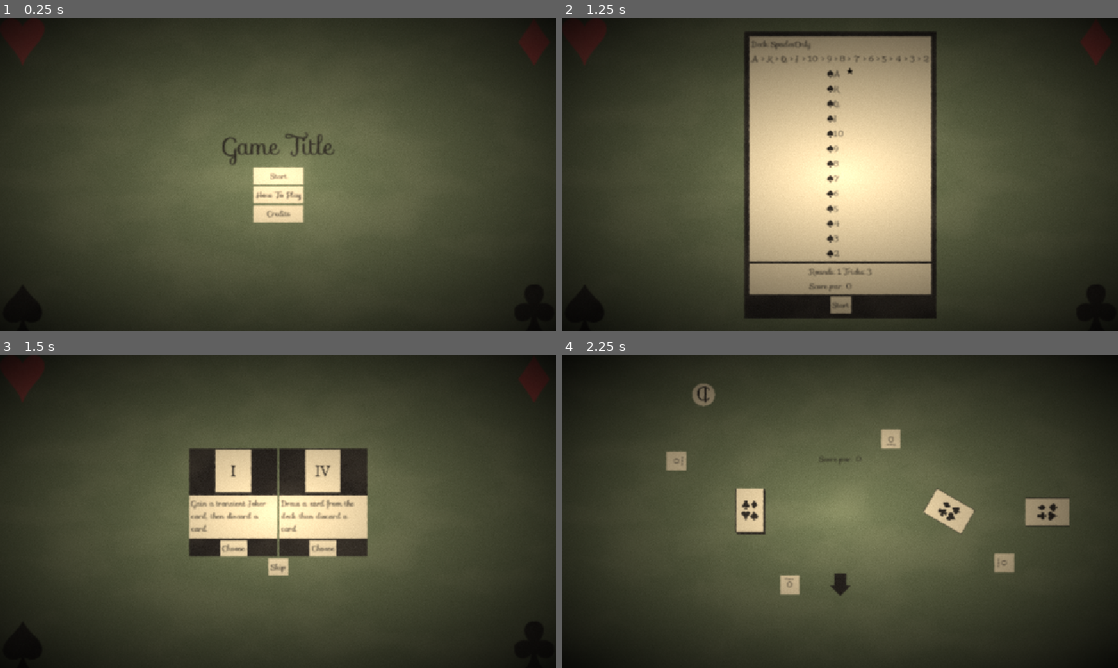
Above: before the commit, frames 1-4 (two rows, left to right).
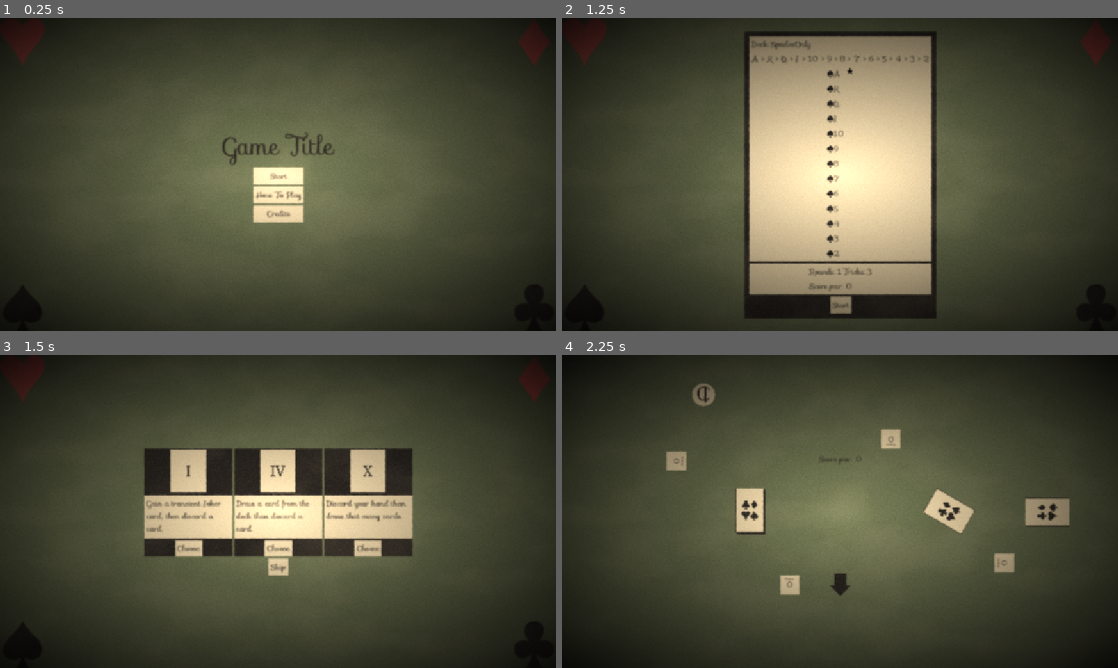
Above: after the commit, the same moments.

Repository: CMurtagh-LGTM/brackeys25.2
Game: Godot game, scene res://Main.tscn
Two runs of this game, one before a commit and one after it. Both use one fixed random seed, a clock stepped at 60 frames per second and the inputs below.
Inputs:
- Up to frame 1 (0.25 s): no input
- Up to frame 2 (1.25 s): click "Start" at 0.5 s
- Up to frame 3 (1.5 s): click "Start" at 1.25 s
- Up to frame 4 (2.25 s): click "Skip" at 2 s

Frames 1-2 are identical in both runs. In frame 3, 11% of the frame differs, in the area x 25-75%, y 29-65%; in frame 4, nothing differs.

Commit message:
wheel triumph

Diff:
--- a/Deck/Deck.gd
+++ b/Deck/Deck.gd
@@ -2,6 +2,7 @@
 extends Node2D
 
 var deck_info: DeckInfo
+var _discard_pile: Stack
 
 @onready var _cards: Stack = $Pile
 
@@ -22,7 +23,12 @@
 	shuffle()
 
 func draw_card() -> Card:
+	if _cards.is_empty():
+		await add_cards(_discard_pile.clear())
 	return _cards.draw_card()
+
+func set_discard_pile(pile: Stack) -> void:
+	_discard_pile = pile
 
 func peek_top() -> Card:
 	return _cards.peek_top()
--- a/Deck/Stack.gd
+++ b/Deck/Stack.gd
@@ -40,6 +40,9 @@
 func get_cards() -> Array[Card]:
 	return _cards.duplicate()
 
+func is_empty() -> bool:
+	return _cards.is_empty()
+
 func _position_cards() -> void:
 	for card_index: int in _cards.size():
 		_cards[card_index].position = - Vector2.ONE * card_index / 3
--- a/GameManager/GameManager.gd
+++ b/GameManager/GameManager.gd
@@ -150,6 +150,7 @@
 
 	_deck.deck_info = _deck_info
 	_deck.reset()
+	_deck.set_discard_pile(_discard_pile)
 
 	for hand: Hand in _hands:
 		hand.reset()
@@ -183,9 +184,9 @@
 		for relative_hand_index: int in _hands.size():
 			var hand = _hands[(relative_hand_index + _current_hand) % _hands.size()]
 			for _i in range(packet):
-				await hand.add_card(_deck.draw_card())
-
-	var turnup: Card = _deck.draw_card()
+				await hand.add_card(await _deck.draw_card())
+
+	var turnup: Card = await _deck.draw_card()
 	turnup.reveal()
 	await turnup.move_to(self, globals.viewport_center() + _turnup_position_offset, 0, Globals.card_deal_time)
 	_turnup = turnup
--- a/Hand/Hand.gd
+++ b/Hand/Hand.gd
@@ -59,6 +59,12 @@
 
 func get_hand_size() -> int:
 	return _cards.size()
+
+func discard_last_card() -> Card:
+	assert(not _cards.is_empty())
+	var card: Card = _cards[-1]
+	remove_card(card)
+	return card
 
 # TODO merge these two functions somehow in a neat way
 func player_discard(new_hand_size: int, target: String = "") -> Array[Card]:
--- a/Menu/TriumphChoice.tscn
+++ b/Menu/TriumphChoice.tscn
@@ -23,6 +23,7 @@
 
 [node name="PanelContainer" type="PanelContainer" parent="VBoxContainer"]
 layout_mode = 2
+size_flags_vertical = 3
 
 [node name="Description" type="RichTextLabel" parent="VBoxContainer/PanelContainer"]
 unique_name_in_owner = true
--- a/Menu/TriumphChooser.gd
+++ b/Menu/TriumphChooser.gd
@@ -2,7 +2,7 @@
 extends Node2D
 
 @onready var _menu_buttons: Node2D = $MenuButtons
-@onready var _triumph_list: HBoxContainer = %TriumphList
+@onready var _triumph_list: Container = %TriumphList
 @onready var _skip_button: Button = %Skip
 
 signal chosen(triumph: Triumph)
--- a/Menu/TriumphChooser.tscn
+++ b/Menu/TriumphChooser.tscn
@@ -22,8 +22,9 @@
 grow_vertical = 2
 alignment = 1
 
-[node name="TriumphList" type="HBoxContainer" parent="MenuButtons/VBoxContainer"]
+[node name="TriumphList" type="HFlowContainer" parent="MenuButtons/VBoxContainer"]
 unique_name_in_owner = true
+custom_minimum_size = Vector2(1000, 0)
 layout_mode = 2
 alignment = 1
 
--- a/Resources/Triumph/Robber.tres
+++ b/Resources/Triumph/Robber.tres
@@ -1,6 +1,6 @@
 [gd_resource type="Resource" script_class="TriumphInfo" load_steps=5 format=3 uid="uid://cb4mq2342lhm3"]
 
-[ext_resource type="Script" uid="uid://yssxgene73yk" path="res://Triumph/TriumphAction/RobAction.gd" id="1_encf5"]
+[ext_resource type="Script" uid="uid://yssxgene73yk" path="res://Triumph/TriumphAction/DrawAction.gd" id="1_encf5"]
 [ext_resource type="Script" uid="uid://chanul83o6q5u" path="res://Triumph/TriumphInfo.gd" id="1_t8pfu"]
 [ext_resource type="Texture2D" uid="uid://ca8cpw1agu4sh" path="res://Assets/Characters/IV.svg" id="2_22j4h"]
 
--- /dev/null
+++ b/Resources/Triumph/Wheel.tres
@@ -0,0 +1,16 @@
+[gd_resource type="Resource" script_class="TriumphInfo" load_steps=5 format=3 uid="uid://dcs7l1i80khe5"]
+
+[ext_resource type="Script" uid="uid://byeu00vfqluxe" path="res://Triumph/TriumphAction/MulliganAction.gd" id="1_1kyj0"]
+[ext_resource type="Script" uid="uid://chanul83o6q5u" path="res://Triumph/TriumphInfo.gd" id="1_yeebh"]
+[ext_resource type="Texture2D" uid="uid://ce103b575v24r" path="res://Assets/Characters/X.svg" id="3_s02xf"]
+
+[sub_resource type="Resource" id="Resource_uyybq"]
+script = ExtResource("1_1kyj0")
+metadata/_custom_type_script = "uid://byeu00vfqluxe"
+
+[resource]
+script = ExtResource("1_yeebh")
+texture = ExtResource("3_s02xf")
+description = "Discard your hand than draw that many cards."
+action = SubResource("Resource_uyybq")
+metadata/_custom_type_script = "uid://chanul83o6q5u"
--- a/Triumph/TriumphAction/RobAction.gd
+++ b/Triumph/TriumphAction/DrawAction.gd
@@ -1,9 +1,9 @@
-class_name RobAction
+class_name DrawAction
 extends TriumphAction
 
 func before_bid(state: TriumphGameState) -> void:
 	var hand_size:int = state.player.get_hand_size()
-	await state.player.add_card(state.deck.draw_card())
+	await state.player.add_card(await state.deck.draw_card())
 	await state.discard_pile.append(await state.player.player_discard(hand_size, "Discard"))
 
 func has_before_bid(_state: TriumphGameState) -> bool:
--- /dev/null
+++ b/Triumph/TriumphAction/MulliganAction.gd
@@ -0,0 +1,14 @@
+class_name MulliganAction
+extends TriumphAction
+
+func before_bid(state: TriumphGameState) -> void:
+	var hand_size:int = state.player.get_hand_size()
+
+	for _i: int in hand_size:
+		await state.discard_pile.push_card(state.player.discard_last_card())
+
+	for _i: int in hand_size:
+		await state.player.add_card(await state.deck.draw_card())
+
+func has_before_bid(_state: TriumphGameState) -> bool:
+	return true
--- a/Util/SignalGroup.gd
+++ /dev/null
@@ -1,24 +0,0 @@
-class_name SignalGroup
-extends RefCounted
-
-signal _s(int)
-
-# I'm dubious of the correctness of this
-## when one of the signals is emit returns the index
-func one(signals: Array) -> int:
-	if signals.is_empty():
-		return 0
-
-	for signal_index: int in signals.size():
-		signals[signal_index].connect(_one_s.bind(signal_index), CONNECT_ONE_SHOT)
-
-	var index = await _s
-
-	for signal_index: int in signals.size():
-		if signal_index != index:
-			signals[signal_index].disconnect(_one_s)
-
-	return index
-
-func _one_s(x: int) -> void:
-	_s.emit(x)
Renamed: Triumph/TriumphAction/RobAction.gd.uid -> Triumph/TriumphAction/DrawAction.gd.uid
Not shown, added: Triumph/TriumphAction/MulliganAction.gd.uid
Not shown, removed: Util/SignalGroup.gd.uid
